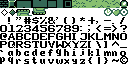
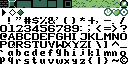
Two versions of the same layered image (128px x 64px). Layer-by-layer changes:
painted on "Window" over [1, 8, 48, 16]
